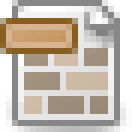
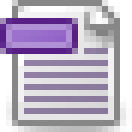
Before/after of a w=132, h=132 layered artwork. What changed in the layer stack:
added layer "Subtitles" (50%) above "Container" over [24, 48, 108, 114]
hid "Container" over [24, 48, 108, 114]
